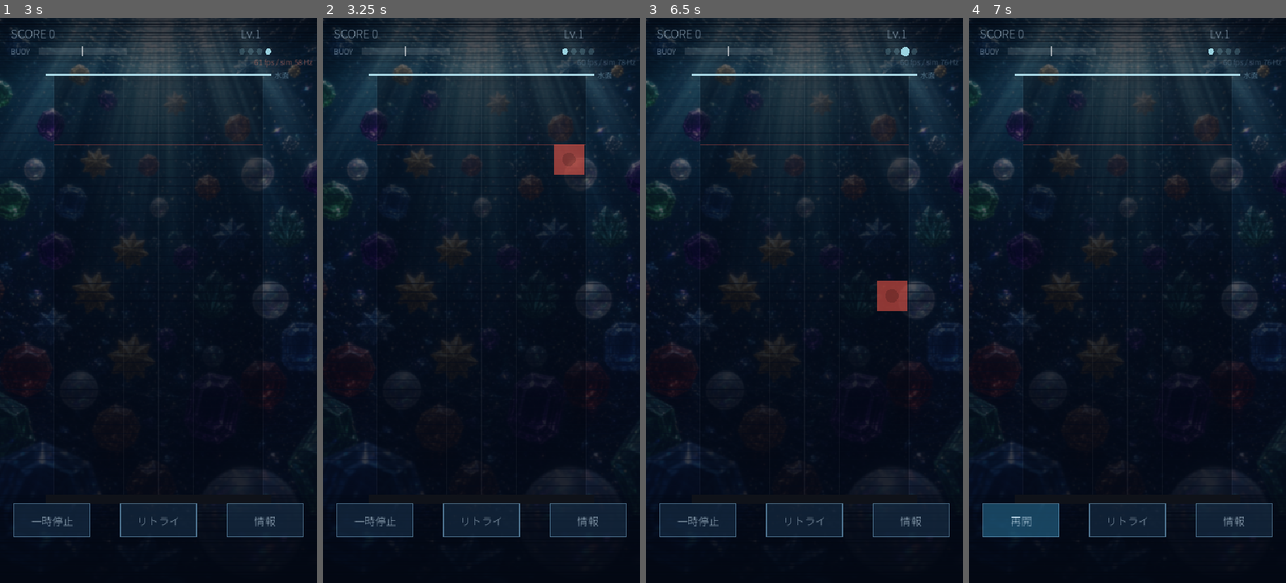
Above: before the commit, frames 1-4 (left to right).
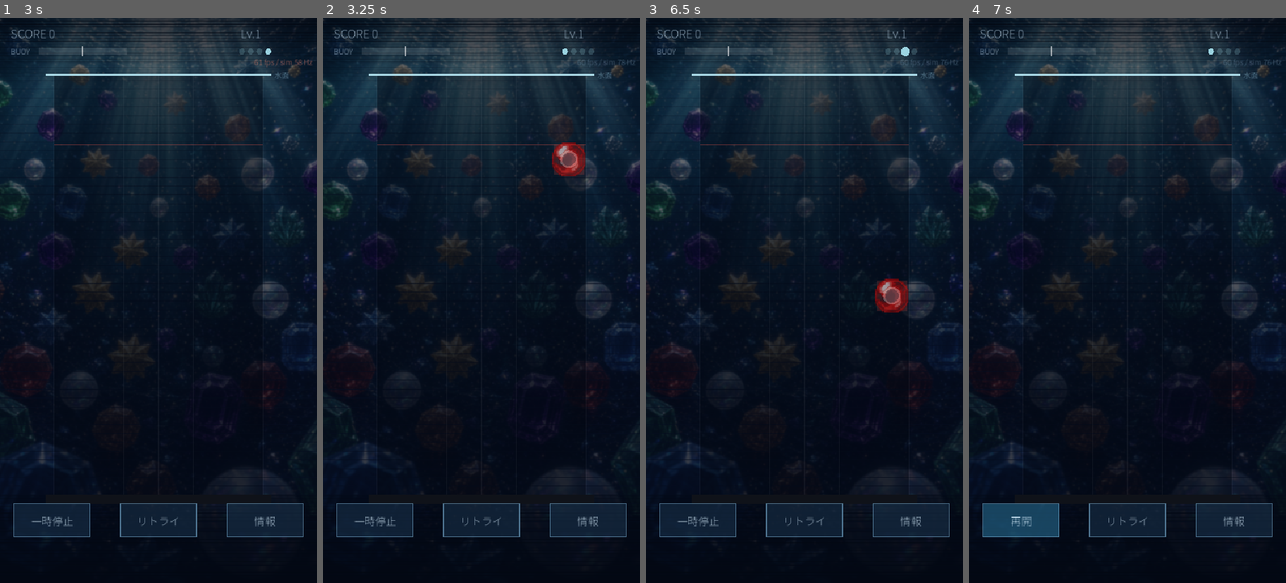
Above: after the commit, the same moments.

Repository: yosiken/metapon_game
Game: Godot game, scene res://scenes/main.tscn
Two runs of this game, one before a commit and one after it. Both use one fixed random seed, a clock stepped at 60 frames per second and the inputs below. Sound files missing from this copy of the repository are replaced by a short silence.
Inputs (mouse positions are in pixels of both pictures, inside the frame that each line leads up to):
- Up to frame 1 (3 s): tap Enter at 0.5 s; move the mouse to (228, 272) at 0.52 s; hold D 0.53-1.25 s; tap R at 0.6, 2.1 s; click (228, 272) at 0.67 s; tap Space at 0.77, 1.25 s; drag from (95, 328) to (142, 413) at 1.27 s; move the mouse to (190, 176) at 2.02 s; hold D 2.03-2.75 s; drag from (142, 413) to (63, 215) at 2.77 s
- Up to frame 2 (3.25 s): no input
- Up to frame 3 (6.5 s): move the mouse to (899, 385) at 3.52 s; hold S 3.53-4.25 s; tap R at 3.6, 5.1 s; tap Space at 3.77, 5 s; tap Enter at 4.25 s; drag from (709, 215) to (756, 159) at 4.27 s; move the mouse to (820, 300) at 5.02 s; hold S 5.03-5.75 s; click (820, 300) at 5.17 s; drag from (756, 159) to (741, 328) at 5.77 s
- Up to frame 4 (7 s): move the mouse to (1197, 272) at 6.52 s; hold D from 6.53 s (still down); tap R at 6.6 s; tap Space at 6.77 s

Frame 1 is identical in both runs. In frame 2, 0.5% of the frame differs, in the area x 72-83%, y 22-28%; in frame 3, 0.5%; in frame 4, nothing differs.
Error before the commit: Invalid assignment of property or key 'theme' with value of type 'Theme' on a base object of type 'CanvasLayer'. (res://scripts/main.gd:696)
Error after the commit: Invalid assignment of property or key 'theme' with value of type 'Theme' on a base object of type 'CanvasLayer'. (res://scripts/main.gd:741)

Commit message:
view: ブロックをチップ絵に差し替え、5色を選び直す
単色の矩形をやめて、チップシートの宝石をブロックに使う。
それに伴い5色を選び直した。tools/pick_chips.py で再現できる。

前の pick5 には、そのまま絵にすると見分けがつかなくなる組が残っていた。

- 赤 r0c2 と緑 r1c6 が**どちらも八角**で、2型色覚では色も ΔE 15.6 しか
  離れていない。色でも形でも区別できないペアだった
- r8c6 が青緑。氷結演出に青いチップを採用した後は「半分凍っている」に見える

選び直しの基準を2点変えた。

- **正常色覚・1型・2型・3型の4通りで色距離を測り、その最悪値を最大化する。**
  正常色覚だけで評価すると上のような組を選んでしまう。
  21枚から5枚の全組み合わせ20349通りを総当たり
- **青〜青緑（150〜265°）を候補から外す。** 背景が青いことに加え、
  青は「凍っている」の専用色にするため（§11.2）

結果は 赤(丸●) / 金(丸▲) / 緑(星★) / 紫(カイト◆) / 白オパール(球■)。
色の最悪値は 7.8 -> 22.4 に改善した。

形については、非青21枚が丸と八角に偏っていて**5種類の輪郭は確保できない**
（赤と金は輪郭距離 0.017）。シンボルを主・チップの輪郭を補強という関係に
整理し、シンボル側を次のように直した。

- 索引4を十字から■へ。仕様書の ●▲■◆★ と一致させる
- 緑を★、紫を◆にして、チップの輪郭（星・カイト）と揃える
- 宝石の柄の上では黒のベタが沈むので、明るい縁取りの上に濃い芯を重ねる

チップは透過PNGなので、下に同色の座布団を敷いてから重ねる。宝石の隙間から
背景写真が透けると、どこまでが1個なのか読めなくなるため。

_contact_pick5.png を4通りの色覚シミュレーション一覧に作り直した。

Co-Authored-By: Claude Opus 5 <noreply@anthropic.com>
Claude-Session: https://claude.ai/code/session_01N2aNeqApC1yqpieTeUpadp

Diff:
--- a/godot/scripts/main.gd
+++ b/godot/scripts/main.gd
@@ -53,6 +53,17 @@
 const FONT_PATH := "res://asetts/font/NotoSansJP-subset.woff2"
 
 ## 氷のアニメーション用チップ（6.4.1）。拍グリッドごとに1枚ずつ進める。
+## 色ごとのチップ。並びは Cfg.COLORS（珊瑚/琥珀/緑/紫/白）と対応する。
+## 選定の根拠は tools/pick_chips.py と asetts/chips/README.md
+const CHIP_FILES := [
+	"res://asetts/chips/pick5/color0_r0c2.png",  # 赤・丸
+	"res://asetts/chips/pick5/color1_r0c4.png",  # 金・丸
+	"res://asetts/chips/pick5/color2_r8c1.png",  # 緑・星
+	"res://asetts/chips/pick5/color3_r6c6.png",  # 紫・カイト
+	"res://asetts/chips/pick5/color4_r5c9.png",  # 白・球（オパール）
+]
+var chip_tex: Array = []
+
 const ICE_FRAMES := [
 	"res://asetts/chips/ice/ice0_r1c0.png",
 	"res://asetts/chips/ice/ice1_r2c8.png",
@@ -70,6 +81,12 @@
 	# 実際に描画する文字だけをサブセット化してあるので 50KB 程度。
 	if ResourceLoader.exists(BG_PATH):
 		bg_tex = load(BG_PATH)
+	for path in CHIP_FILES:
+		if ResourceLoader.exists(path):
+			chip_tex.append(load(path))
+	if chip_tex.size() < CHIP_FILES.size():
+		chip_tex.clear()
+		push_warning("チップが見つからない。単色の矩形で代替する")
 	for path in ICE_FRAMES:
 		if ResourceLoader.exists(path):
 			ice_tex.append(load(path))
@@ -443,7 +460,21 @@
 	elif b.kind == MBlock.Kind.HEAVY:
 		base = base.darkened(0.35)
 	base.a = alpha
-	draw_rect(box, base)
+
+	if chip_tex.is_empty() or b.kind == MBlock.Kind.ROCK:
+		draw_rect(box, base)
+	else:
+		# チップは透過PNGなので、下に同色の座布団を敷いてから重ねる。
+		# 背景の写真が宝石の隙間から透けると、どこまでが1個なのか読めない。
+		draw_rect(box, Color(base.r, base.g, base.b, 0.30 * alpha))
+		# セルいっぱいに広げる。原寸のままだと角が空いて列がつながって見えない
+		var grow := box.size.x * 0.10
+		var dst := Rect2(box.position - Vector2(grow, grow) * 0.5,
+			box.size + Vector2(grow, grow))
+		var tint := Color(1, 1, 1, alpha)
+		if b.kind == MBlock.Kind.HEAVY:
+			tint = Color(0.55, 0.55, 0.62, alpha)
+		draw_texture_rect(chip_tex[b.color % chip_tex.size()], dst, false, tint)
 
 	if b.kind == MBlock.Kind.HEAVY:
 		draw_rect(box, Color(1, 1, 1, 0.5 * alpha), false, 2.0)
@@ -502,18 +533,32 @@
 		draw_line(p0, p1, Color(0.05, 0.22, 0.38, 0.85 * alpha), 4.0)
 		draw_line(p0, p1, Color(0.95, 1.0, 1.0, 0.95 * alpha), 1.8)
 
+## 色覚特性に関わらず色を判別するためのシンボル（11.2）。色は補助であって主ではない。
+##
+## チップの輪郭となるべく揃えてある（緑=星、紫=カイト）。ただし赤と金は
+## どちらも丸いチップなので、そこはシンボルだけが手がかりになる。
+## 宝石の柄の上に黒を置いても沈むだけなので、明るい縁取りの上に濃い芯を重ねる。
 func _draw_symbol(color_idx: int, box: Rect2, alpha: float) -> void:
 	var c := box.get_center()
 	var s := box.size.x * 0.22
-	var ink := Color(0, 0, 0, 0.30 * alpha)
+	_symbol_shape(color_idx, c, s * 1.30, Color(0.98, 1.0, 1.0, 0.50 * alpha))
+	_symbol_shape(color_idx, c, s, Color(0.02, 0.06, 0.12, 0.66 * alpha))
+
+func _symbol_shape(color_idx: int, c: Vector2, s: float, ink: Color) -> void:
 	match color_idx % 5:
-		0: draw_circle(c, s, ink)
-		1: draw_colored_polygon(PackedVector2Array([c + Vector2(0, -s), c + Vector2(s, s), c + Vector2(-s, s)]), ink)
-		2: draw_rect(Rect2(c - Vector2(s, s), Vector2(s * 2, s * 2)), ink)
-		3: draw_colored_polygon(PackedVector2Array([c + Vector2(0, -s), c + Vector2(s, 0), c + Vector2(0, s), c + Vector2(-s, 0)]), ink)
-		4:
-			draw_rect(Rect2(c - Vector2(s, s * 0.32), Vector2(s * 2, s * 0.64)), ink)
-			draw_rect(Rect2(c - Vector2(s * 0.32, s), Vector2(s * 0.64, s * 2)), ink)
+		0: draw_circle(c, s, ink)                                   # 赤
+		1: draw_colored_polygon(PackedVector2Array([                # 金
+			c + Vector2(0, -s), c + Vector2(s * 0.92, s * 0.72), c + Vector2(-s * 0.92, s * 0.72)]), ink)
+		2:                                                          # 緑（チップも星）
+			var star := PackedVector2Array()
+			for i in range(10):
+				var a := -PI * 0.5 + float(i) * PI / 5.0
+				var rr: float = s if i % 2 == 0 else s * 0.44
+				star.append(c + Vector2(cos(a), sin(a)) * rr)
+			draw_colored_polygon(star, ink)
+		3: draw_colored_polygon(PackedVector2Array([                # 紫（チップもカイト）
+			c + Vector2(0, -s), c + Vector2(s * 0.80, 0), c + Vector2(0, s), c + Vector2(-s * 0.80, 0)]), ink)
+		4: draw_rect(Rect2(c - Vector2(s * 0.84, s * 0.84), Vector2(s * 1.68, s * 1.68)), ink)  # 白
 
 ## 水面のリップル: 浮上した「場所」を空間的に示す（成功を体感させる演出 #1）。
 func _draw_ripples() -> void:
--- a/godot/tests/bg_shot.gd
+++ b/godot/tests/bg_shot.gd
@@ -21,7 +21,7 @@
 		# 危険域まで積み上げる
 		for c in range(Cfg.COLS):
 			while sim.ground[c].size() < Cfg.ROWS - 1:
-				var b := MBlock.new(); b.color = (c + sim.ground[c].size()) % 4
+				var b := MBlock.new(); b.color = (c + sim.ground[c].size()) % 5
 				sim.ground[c].append(b)
 		phase = 2
 		return false
Binary file changed: godot/asetts/chips/_contact_pick5.png
Not shown, changed: godot/asetts/chips/pick5/color0_r0c2.png.import
Binary file added: godot/asetts/chips/pick5/color1_r0c4.png
Not shown, changed: godot/asetts/chips/pick5/color1_r0c4.png.import
Binary file removed: godot/asetts/chips/pick5/color1_r1c6.png
Binary file removed: godot/asetts/chips/pick5/color2_r2c7.png
Binary file added: godot/asetts/chips/pick5/color2_r8c1.png
Not shown, changed: godot/asetts/chips/pick5/color2_r8c1.png.import
Binary file added: godot/asetts/chips/pick5/color3_r6c6.png
Not shown, changed: godot/asetts/chips/pick5/color3_r6c6.png.import
Renamed: godot/asetts/chips/all/r5c9.png -> godot/asetts/chips/pick5/color4_r5c9.png
Not shown, changed: godot/asetts/chips/pick5/color4_r5c9.png.import
(and 5 more such lines)
